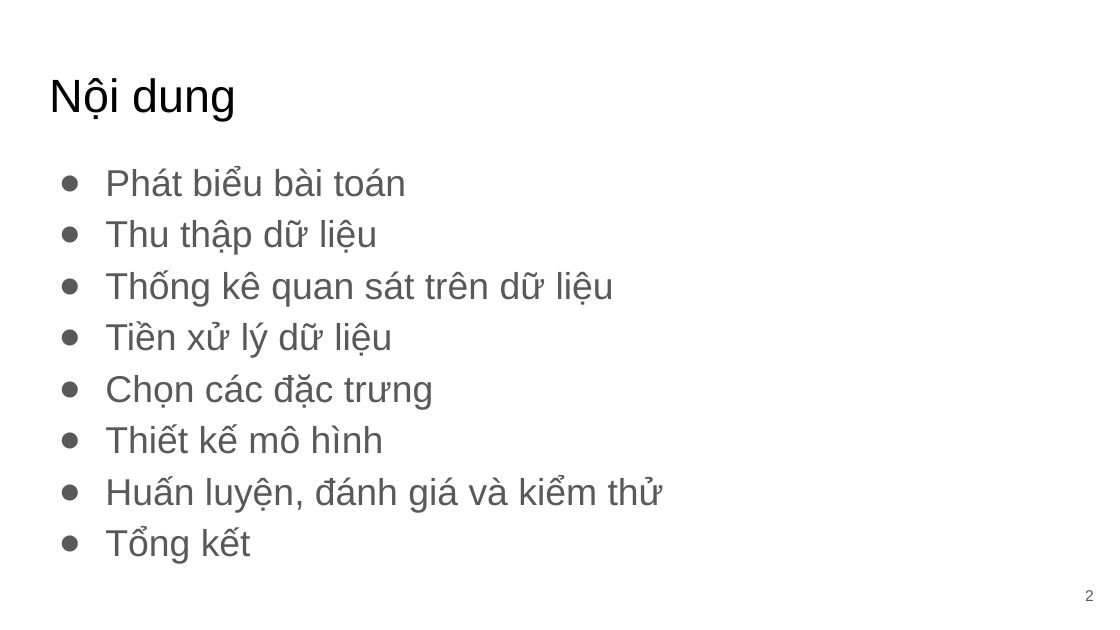
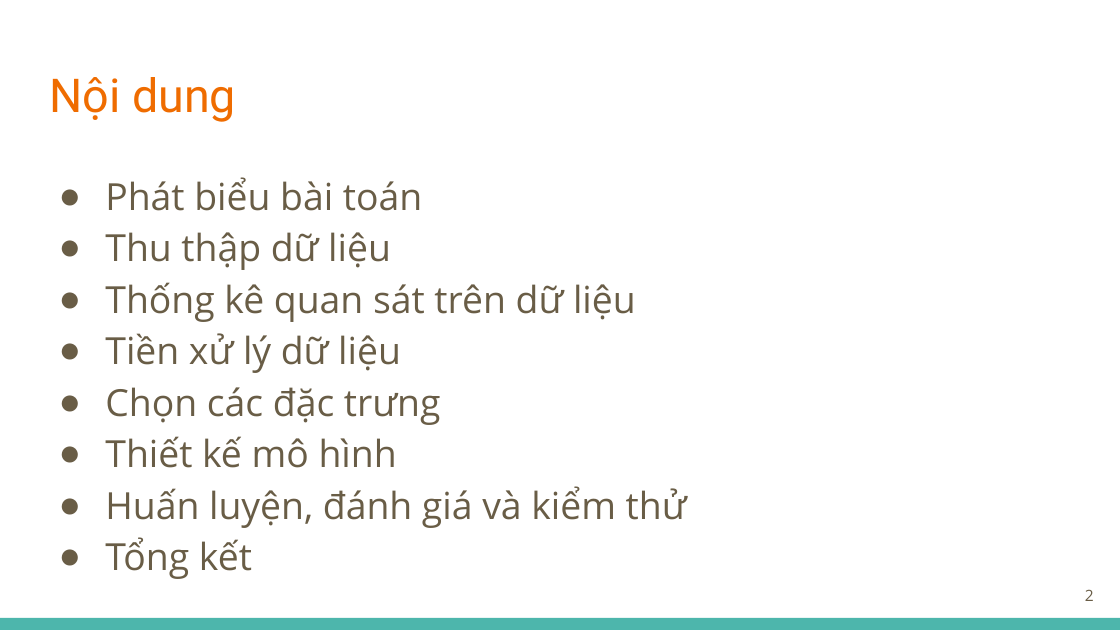
Before and after one commit to tuandoan998/DS_Final_Project, a slide deck: slide 2 of misc/docs/slide.pptx. Drawn at 1120x630 pixels with LibreOffice and Linux fonts; fonts in the diff are those of the drawing. Boxes give left, top, right and bottom in pixels: in the first picture for what was removed or moved away, otherwise in the second. Text is boxed around its words. In the diff, an @@ line names an element or a change of style, - is before the commit and + after.

```diff
--- a/misc/docs/slide.pptx
+++ b/misc/docs/slide.pptx
@@ title "Nội dung" at [49, 77, 236, 122]: font Arial to Roboto, text colour #000000 to #EF6C00 @@
@@ text "Phát biểu bài toán": place and size @@
-text "Phát biểu bài toán" at [105, 167, 664, 564]
+text "Phát biểu bài toán" at [105, 177, 687, 579]
@@ text "Phát biểu bài toán" at [105, 177, 687, 579]: font Arial to Open Sans, text colour #595959 to #695D46; bullet colour #595959 to #695D46 @@
@@ page number at [1085, 589, 1094, 601]: font Arial to Open Sans, text colour #595959 to #695D46 @@
@@ rectangle added at [0, 618, 1120, 630], fill #4DB6AC @@
```
Also in this commit, not shown: 16 other slides changed, 4 slides added, 2 slides removed, 2 other files.
